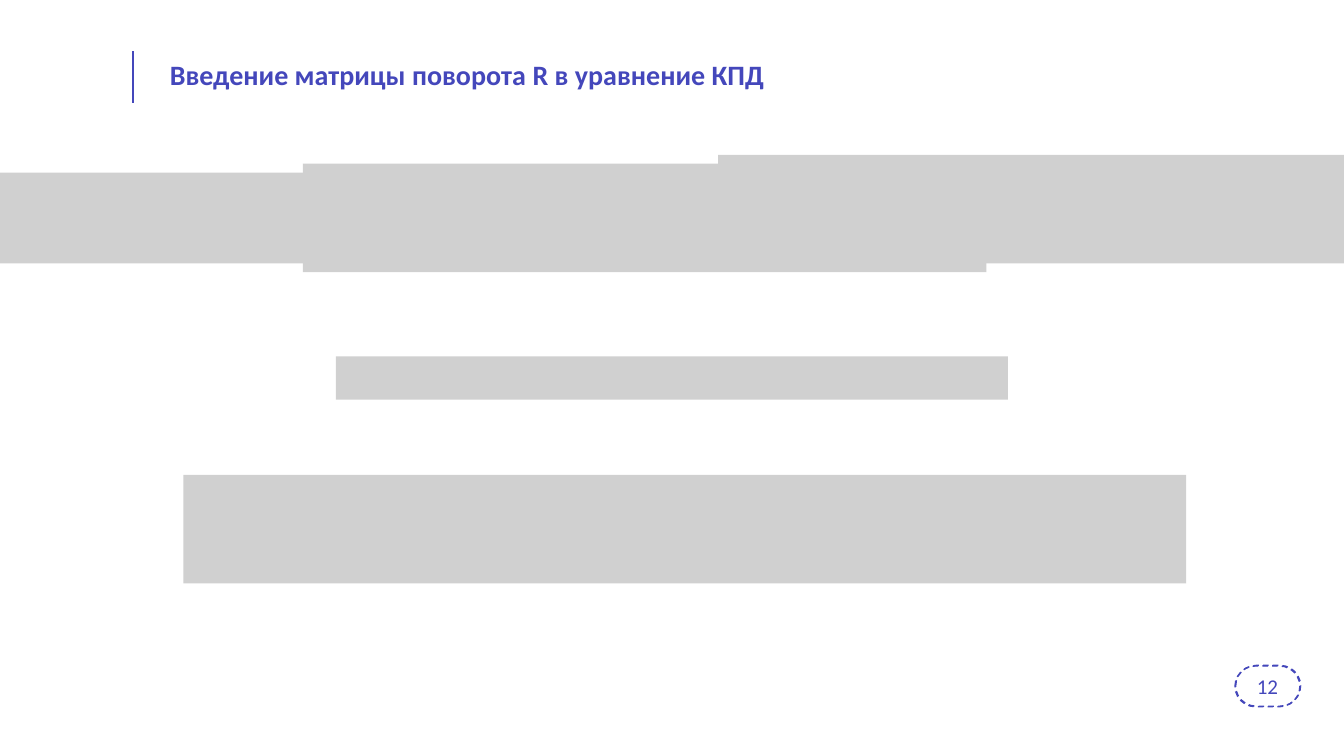
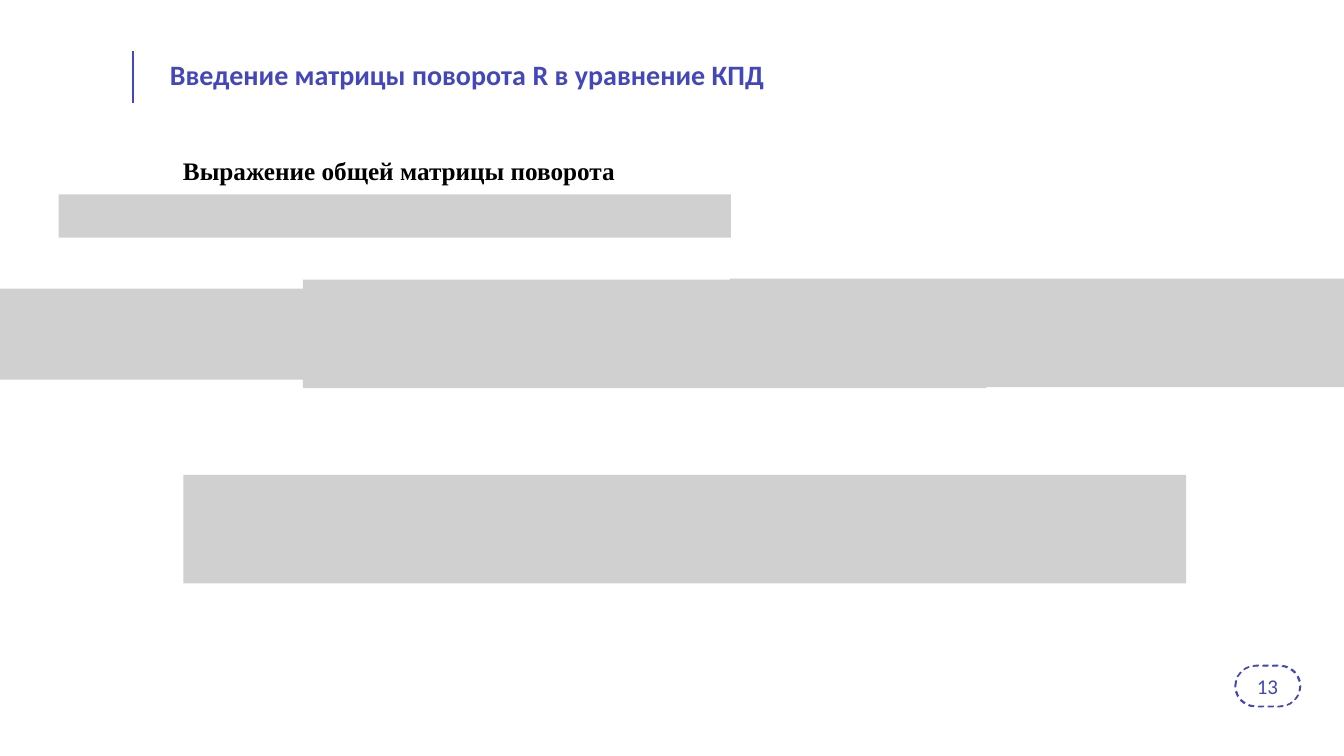
Before and after one commit to PytAZU/Diss, a slide deck: slide 13 of Шаблон_презентации_для_защит_ПИШ.pptx (slide 12 before the commit). Drawn at 1344x756 pixels with LibreOffice and Linux fonts; fonts in the diff are those of the drawing; grey boxes stand for pictures; background and template pictures are left out. Boxes give left, top, right and bottom in pixels: in the first picture for what was removed or moved away, otherwise in the second. Text is boxed around its words. In the diff, an @@ line names an element or a change of style, - is before the commit and + after.

```diff
--- a/Шаблон_презентации_для_защит_ПИШ.pptx
+++ b/Шаблон_презентации_для_защит_ПИШ.pptx
@@ picture removed at bbox=[0, 172, 594, 263] @@
@@ text added at bbox=[183, 162, 615, 186], 18 pt, text #000000, bold @@
+Выражение общей матрицы поворота
@@ picture removed at bbox=[302, 163, 986, 272] @@
@@ picture removed at bbox=[719, 155, 1344, 264] @@
@@ picture added at bbox=[58, 195, 731, 238] @@
@@ picture added at bbox=[0, 288, 602, 379] @@
@@ picture added at bbox=[302, 279, 986, 388] @@
@@ picture added at bbox=[730, 279, 1344, 388] @@
@@ picture removed at bbox=[336, 357, 1008, 400] @@
@@ text at bbox=[1257, 680, 1278, 694]: text changed @@
-12
+13
```
Also in this commit, not shown: 16 other slides changed, 2 slides added, 1 slide removed, 22 other files.
